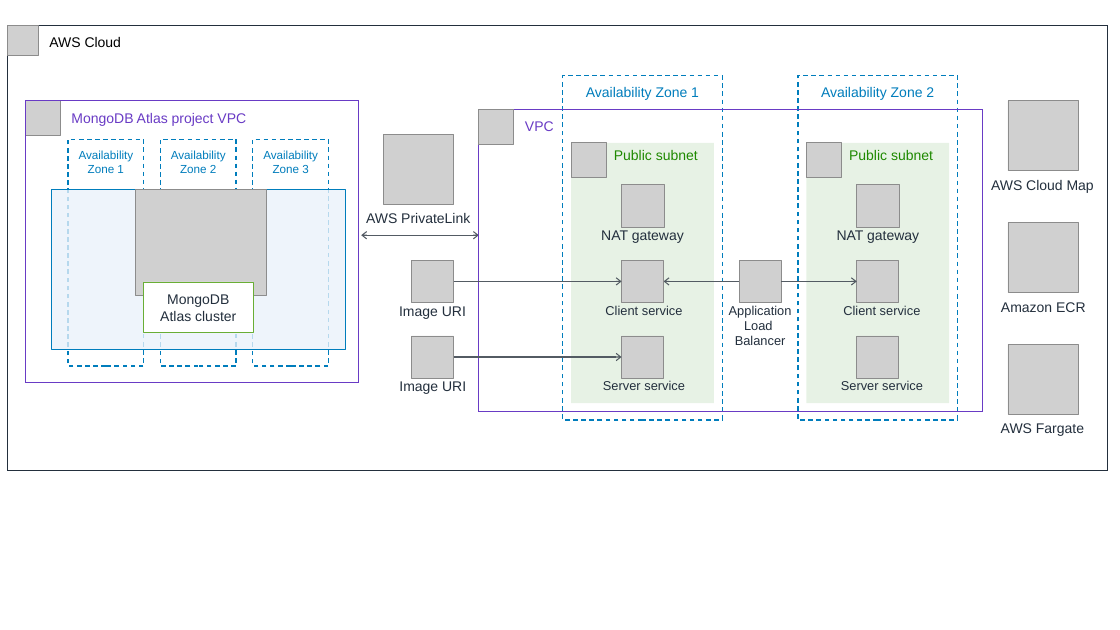
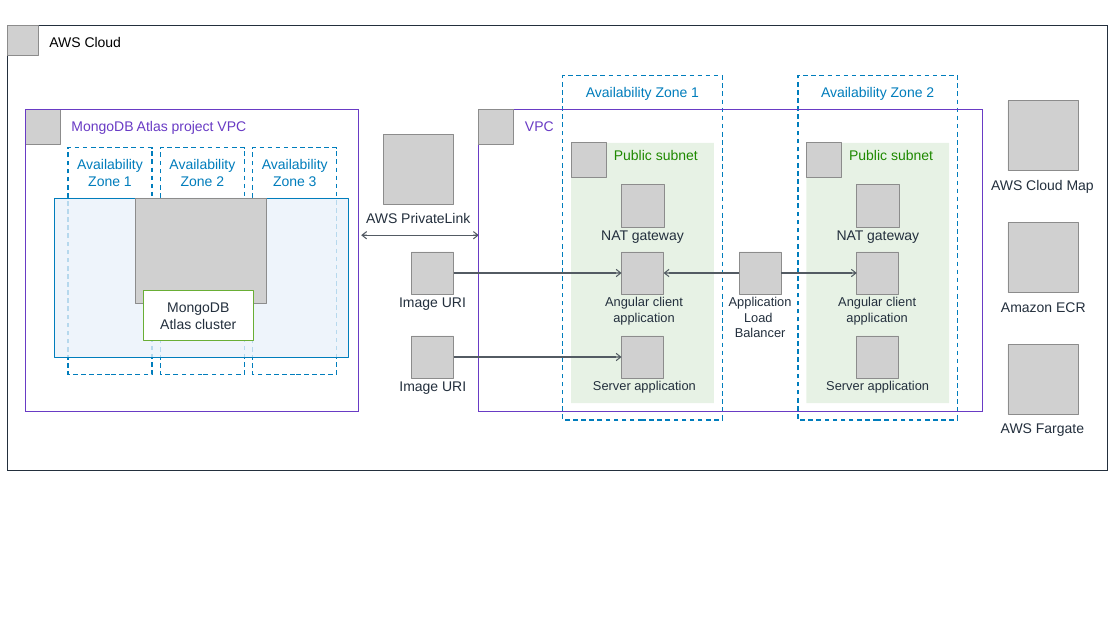
Before and after one commit to aws-quickstart/quickstart-mongodb-atlas-mean-stack-aws-fargate-integration, a slide deck: slide 1 of docs/deployment_guide/images/mongodb-atlas-mean-stack-architecture-diagram.pptx. Drawn at 1120x630 pixels with LibreOffice and Linux fonts; fonts in the diff are those of the drawing; grey boxes stand for pictures. Boxes give left, top, right and bottom in pixels: in the first picture for what was removed or moved away, otherwise in the second. Text is boxed around its words. In the diff, an @@ line names an element or a change of style, - is before the commit and + after.

```diff
--- a/docs/deployment_guide/images/mongodb-atlas-mean-stack-architecture-diagram.pptx
+++ b/docs/deployment_guide/images/mongodb-atlas-mean-stack-architecture-diagram.pptx
@@ rectangle "MongoDB Atlas project VPC": place and size @@
-rectangle "MongoDB Atlas project VPC" at [25, 101, 358, 382]
+rectangle "MongoDB Atlas project VPC" at [25, 109, 358, 412]
@@ rectangle "Availability Zone 1": place and size @@
-rectangle "Availability Zone 1" at [68, 139, 144, 366]
+rectangle "Availability Zone 1" at [68, 148, 152, 375]
@@ rectangle "Availability Zone 2": place and size @@
-rectangle "Availability Zone 2" at [160, 139, 236, 366]
+rectangle "Availability Zone 2" at [160, 148, 245, 375]
@@ size 10 to 12 pt in 3 elements at [68, 148, 152, 375], [160, 148, 245, 375], [253, 148, 337, 375] @@
@@ rectangle "Availability Zone 3": place and size @@
-rectangle "Availability Zone 3" at [253, 139, 329, 366]
+rectangle "Availability Zone 3" at [253, 148, 337, 375]
@@ rectangle: place and size @@
-rectangle at [51, 190, 345, 350]
+rectangle at [55, 198, 349, 358]
@@ 2 pictures, 1 rectangle: place and size @@
-2 pictures, 1 rectangle at [25, 101, 266, 333]
+2 pictures, 1 rectangle at [25, 109, 266, 341]
@@ text at [605, 296, 683, 325]: text changed @@
-Client service
+Angular client application
@@ 4 pictures, 3 arrows, 2 texts: place and size @@
-4 pictures, 3 arrows, 2 texts at [399, 260, 899, 345]
+4 pictures, 3 arrows, 2 texts at [399, 252, 899, 337]
@@ text at [838, 296, 916, 325]: text changed @@
-Client service
+Angular client application
@@ text at [593, 380, 695, 393]: text changed @@
-Server service
+Server application
@@ text at [826, 380, 929, 393]: text changed @@
-Server service
+Server application
```
Also in this commit, not shown: 3 other files.
